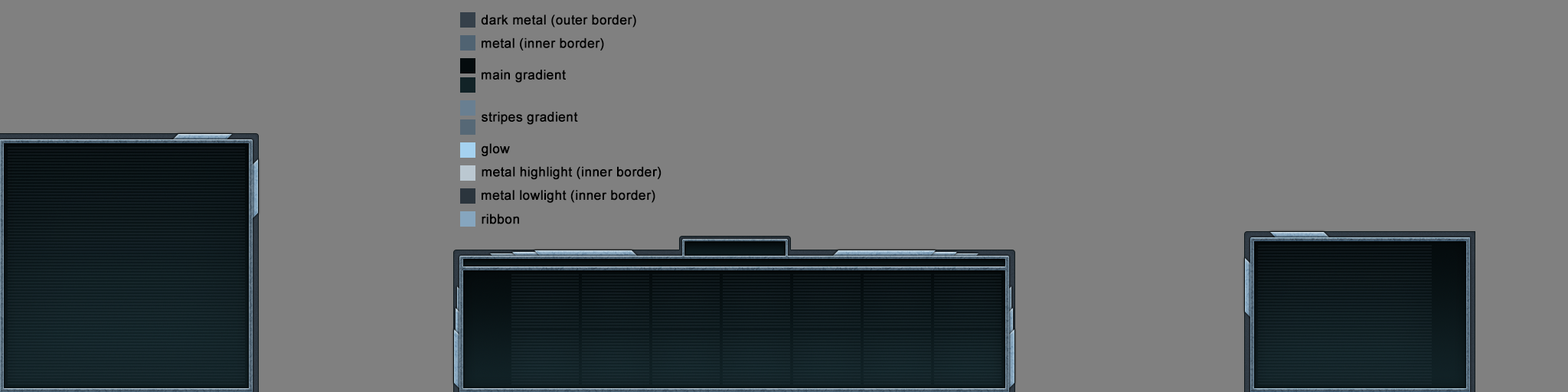
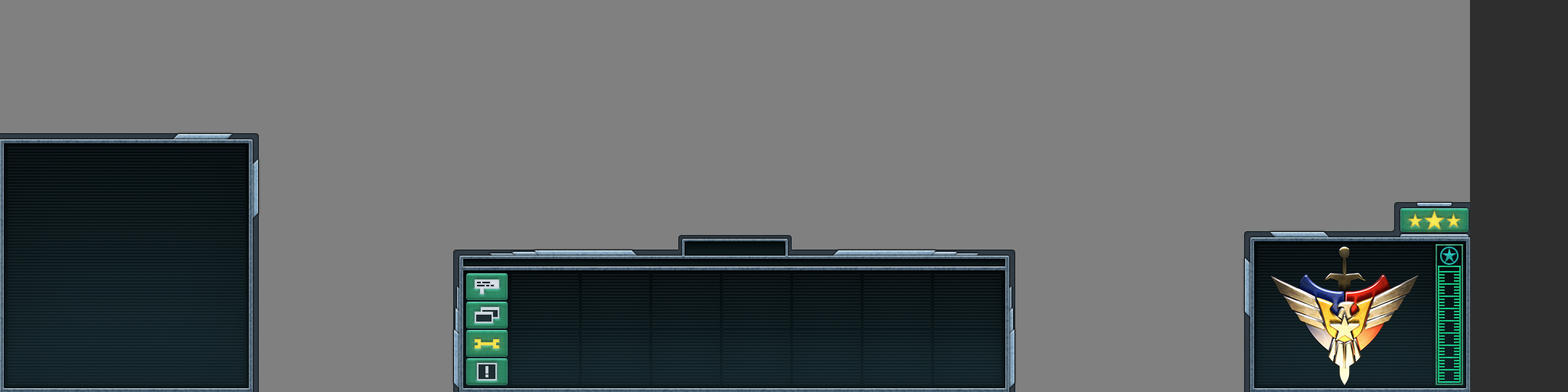
Two versions of the same layered image (1568x392). Layer-by-layer changes:
added group "testing" with 7 layers above "legend" over 466, 0, 1568, 392
added layer "prom 2" in group "testing" over 1400, 203, 1469, 237
added layer "prom 1" in group "testing" over 1400, 208, 1469, 232
added layer "faction logo" in group "testing" over 1270, 246, 1419, 386
added layer "exp" in group "testing" over 1435, 244, 1464, 386
added layer "prod 2" in group "testing" over 466, 329, 508, 357
added layer "prod 1" in group "testing" over 466, 273, 508, 387
added layer "dark grey" in group "testing" over 1470, 0, 1568, 392
hid group "legend" (18 layers) over 460, 12, 662, 227
painted on "icons body" over 466, 273, 508, 387
painted on "border outer" (2nd of 3, in "production" › "outer") over 678, 235, 792, 250
painted on "border inner" (3rd of 3, in "upgrades" › "inner") over 1400, 208, 1469, 232
renamed "body stripes" to "main body stripes", painted on it over 1270, 246, 1419, 385
renamed "body" to "main body", painted on it over 1270, 244, 1464, 386
painted on "ribbon 1" (3rd of 3, in "upgrades" › "outer") over 1400, 202, 1469, 238
painted on "border outer" (3rd of 3, in "upgrades" › "outer") over 1391, 202, 1477, 392
renamed "mockup base" to "design", painted on it over 460, 142, 1470, 387
